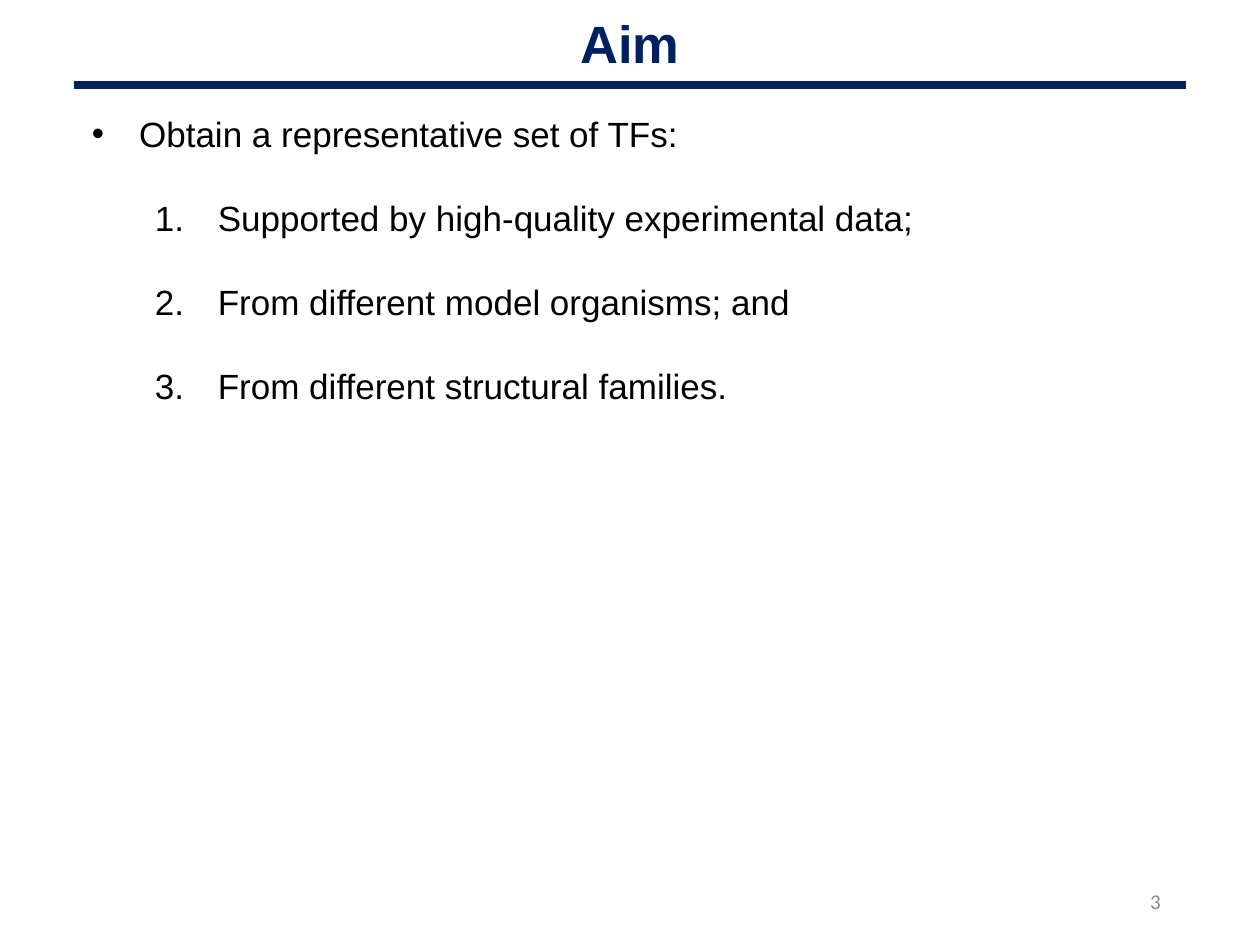
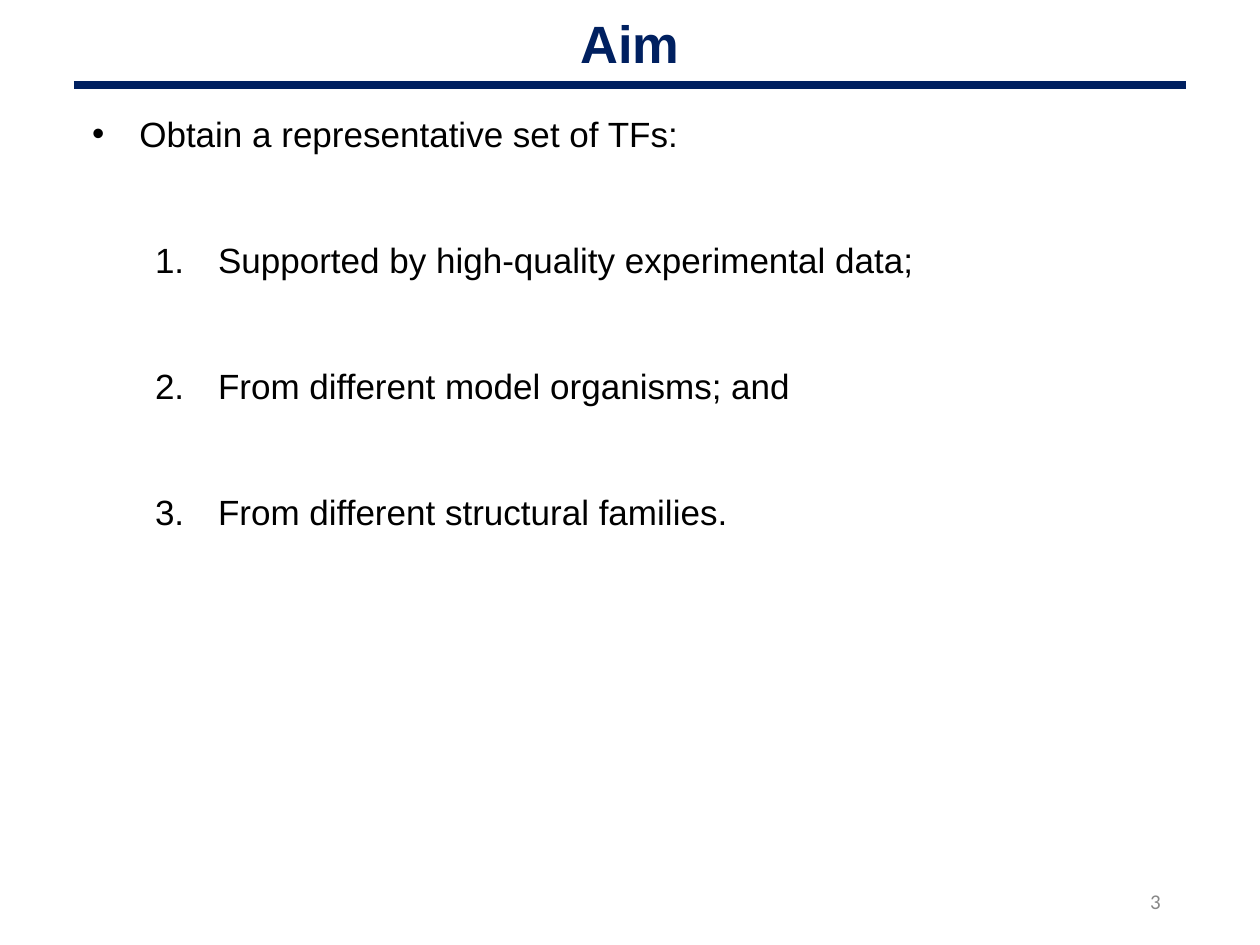
Before and after one commit to oriolfornes/GRECO-BIT-TFBS-annotations, a slide deck: slide 3 of Slides/OF_200218_GREEKC.pptx. Drawn at 1260x945 pixels with LibreOffice and Linux fonts; fonts in the diff are those of the drawing. Boxes give left, top, right and bottom in pixels: in the first picture for what was removed or moved away, otherwise in the second. Text is boxed around its words. In the diff, an @@ line names an element or a change of style, - is before the commit and + after.

```diff
--- a/Slides/OF_200218_GREEKC.pptx
+++ b/Slides/OF_200218_GREEKC.pptx
@@ text "Obtain a representative set of ..." rewrapped from (139,121,913,400) to (139,121,913,526) @@
```
Also in this commit, not shown: 2 other slides changed, 6 slides added, 10 slides removed, 2 other files.
